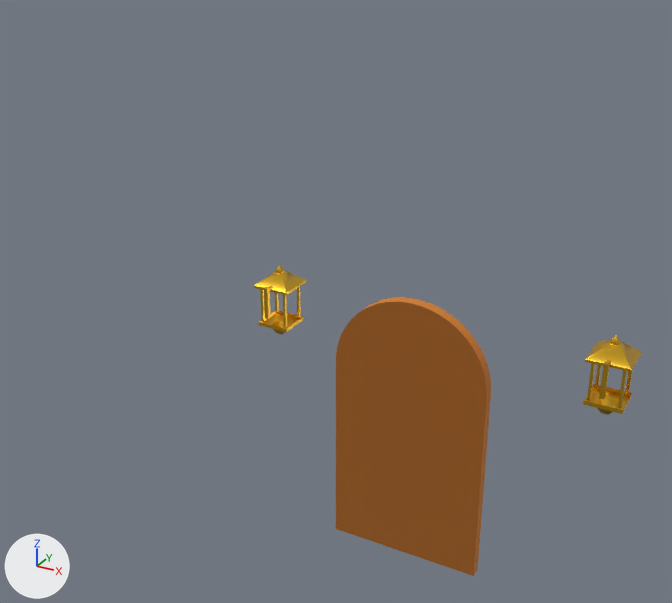
Two versions of the glTF model art/models/tripo/house_deco/HaloDomeHouse_05/HaloDomeHouse_05_deco.glb, one commit apart.
Both versions are drawn from a camera (50 mm lens) standing at (8.68, -12.59, 18.33) and looking at (-0.44, 3.98, 10.05). Every picture has the same lights, and +X, +Y and +Z are marked at lower left. The picture after the commit comes second.

The older version as bpy lines, for what is in view:
```python
me_halodomehouse_05_lantern0 = bpy.data.meshes.new('HaloDomeHouse_05_Lantern0')
me_halodomehouse_05_lantern0.from_pydata(...)  # 95 vertices, 156 faces; spans x -5.35..-4.25, y 7.77..9.1, z 6.3..8.51
me_halodomehouse_05_lantern0.materials.append(mat_halodomehouse_05_lanterngold)  # yellow #eebd35
me_halodomehouse_05_lantern1 = bpy.data.meshes.new('HaloDomeHouse_05_Lantern1')
me_halodomehouse_05_lantern1.from_pydata(...)  # 95 vertices, 156 faces; spans x 4.25..5.35, y 7.77..9.1, z 6.3..8.51
me_halodomehouse_05_lantern1.materials.append(mat_halodomehouse_05_lanterngold)  # yellow #eebd35
me_halodomehouse_05_leaf = bpy.data.meshes.new('HaloDomeHouse_05_Leaf')
me_halodomehouse_05_leaf.from_pydata(...)  # 70 vertices, 136 faces; spans x -2.15..2.15, y 7.08..7.4, z 1.2..8.9
me_halodomehouse_05_leaf.materials.append(mat_halodomehouse_05_leaf)
ob_halodomehouse_05_lantern0 = bpy.data.objects.new('HaloDomeHouse_05_Lantern0', me_halodomehouse_05_lantern0)
ob_halodomehouse_05_lantern0.location = (0.0, 0.0, 0.0)
ob_halodomehouse_05_lantern1 = bpy.data.objects.new('HaloDomeHouse_05_Lantern1', me_halodomehouse_05_lantern1)
ob_halodomehouse_05_lantern1.location = (0.0, 0.0, 0.0)
ob_halodomehouse_05_leaf = bpy.data.objects.new('HaloDomeHouse_05_Leaf', me_halodomehouse_05_leaf)
ob_halodomehouse_05_leaf.location = (0.0, 0.0, 0.0)
```
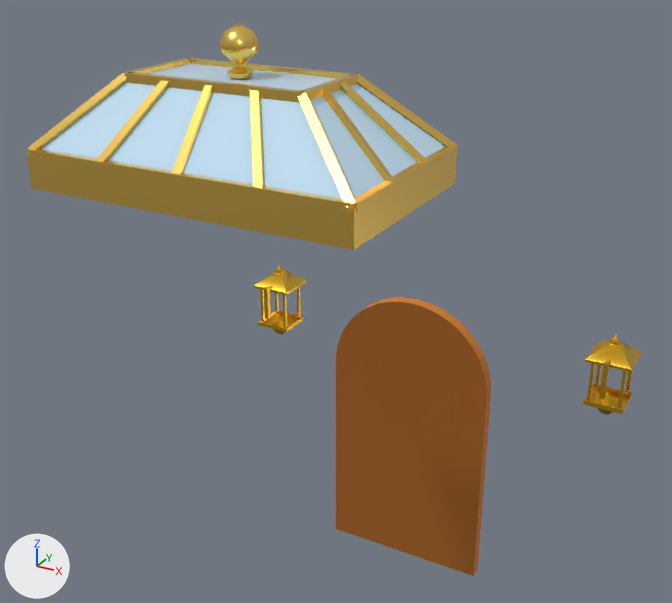
Where the change shows, as pixel boxes [x1, y1, x2, y2] in the pictures (672 x 603 px):
'HaloDomeHouse_05_RoofFrame', added (yellow)
    after: [27, 58, 457, 250]
'HaloDomeHouse_05_RoofGlass', added (blue)
    after: [42, 63, 446, 199]
'HaloDomeHouse_05_RoofFinial', added (yellow)
    after: [219, 23, 259, 79]

The change, as a diff of the scene's bpy script:
```diff
--- a/art/models/tripo/house_deco/HaloDomeHouse_05/HaloDomeHouse_05_deco.glb.py
+++ b/art/models/tripo/house_deco/HaloDomeHouse_05/HaloDomeHouse_05_deco.glb.py
@@ mat_halodomehouse_05_roofglassmat @@
+mat_halodomehouse_05_roofglassmat = principled_material('HaloDomeHouse_05_RoofGlassMat')
+mat_halodomehouse_05_roofglassmat.base_color = (0.588, 0.804, 0.961)  # blue #cae8fb
+mat_halodomehouse_05_roofglassmat.roughness = 0.05
@@ mat_halodomehouse_05_roofgold @@
+mat_halodomehouse_05_roofgold = principled_material('HaloDomeHouse_05_RoofGold')
+mat_halodomehouse_05_roofgold.base_color = (1.0, 0.659, 0.141)  # yellow #ffd469
+mat_halodomehouse_05_roofgold.metallic = 1.0
+mat_halodomehouse_05_roofgold.roughness = 0.28
@@ me_halodomehouse_05_roofglass @@
+me_halodomehouse_05_roofglass.from_pydata([(-3.0, -1.8, 14.4), (3.0, -1.8, 14.4), (1.65, -0.81, 15.6), (-1.65, -0.81, 15.6), (3.0, 1.8, 14.4), (1.65, 0.81, 15.6), (-3.0, 1.8, 14.4), (-1.65, 0.81, 15.6)], [], [(0, 1, 2), (0, 2, 3), (1, 4, 5), (1, 5, 2), (4, 6, 7), (4, 7, 5), (6, 0, 3), (6, 3, 7), (7, 5, 2), (7, 2, 3)])
+me_halodomehouse_05_roofglass.materials.append(mat_halodomehouse_05_roofglassmat)  # blue #cae8fb
@@ me_halodomehouse_05_roofframe @@
+me_halodomehouse_05_roofframe.from_pydata(...)  # 184 vertices, 276 faces; spans x -3.07..3.07, y -1.88..1.88, z 13.8..15.68
+me_halodomehouse_05_roofframe.materials.append(mat_halodomehouse_05_roofgold)  # yellow #ffd469
@@ me_halodomehouse_05_rooffinial @@
+me_halodomehouse_05_rooffinial.from_pydata(...)  # 114 vertices, 224 faces; spans x -0.32..0.32, y -0.32..0.32, z 15.6..16.46
+me_halodomehouse_05_rooffinial.materials.append(mat_halodomehouse_05_roofgold)  # yellow #ffd469
@@ ob_halodomehouse_05_roofglass @@
+ob_halodomehouse_05_roofglass = bpy.data.objects.new('HaloDomeHouse_05_RoofGlass', me_halodomehouse_05_roofglass)
+ob_halodomehouse_05_roofglass.location = (0.0, 0.0, 0.0)
@@ ob_halodomehouse_05_roofframe @@
+ob_halodomehouse_05_roofframe = bpy.data.objects.new('HaloDomeHouse_05_RoofFrame', me_halodomehouse_05_roofframe)
+ob_halodomehouse_05_roofframe.location = (0.0, 0.0, 0.0)
@@ ob_halodomehouse_05_rooffinial @@
+ob_halodomehouse_05_rooffinial = bpy.data.objects.new('HaloDomeHouse_05_RoofFinial', me_halodomehouse_05_rooffinial)
+ob_halodomehouse_05_rooffinial.location = (0.0, 0.0, 0.0)
```
